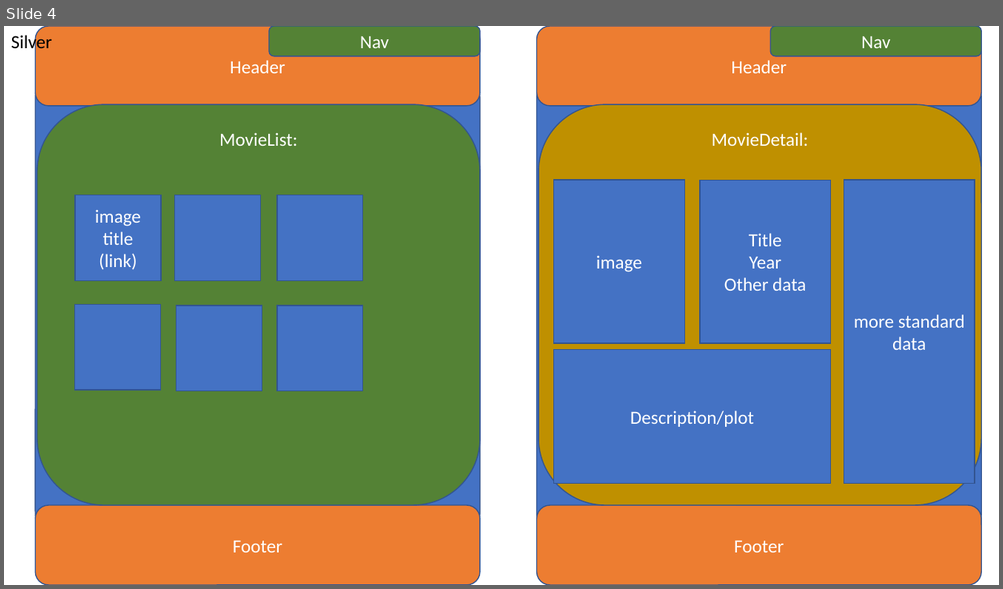
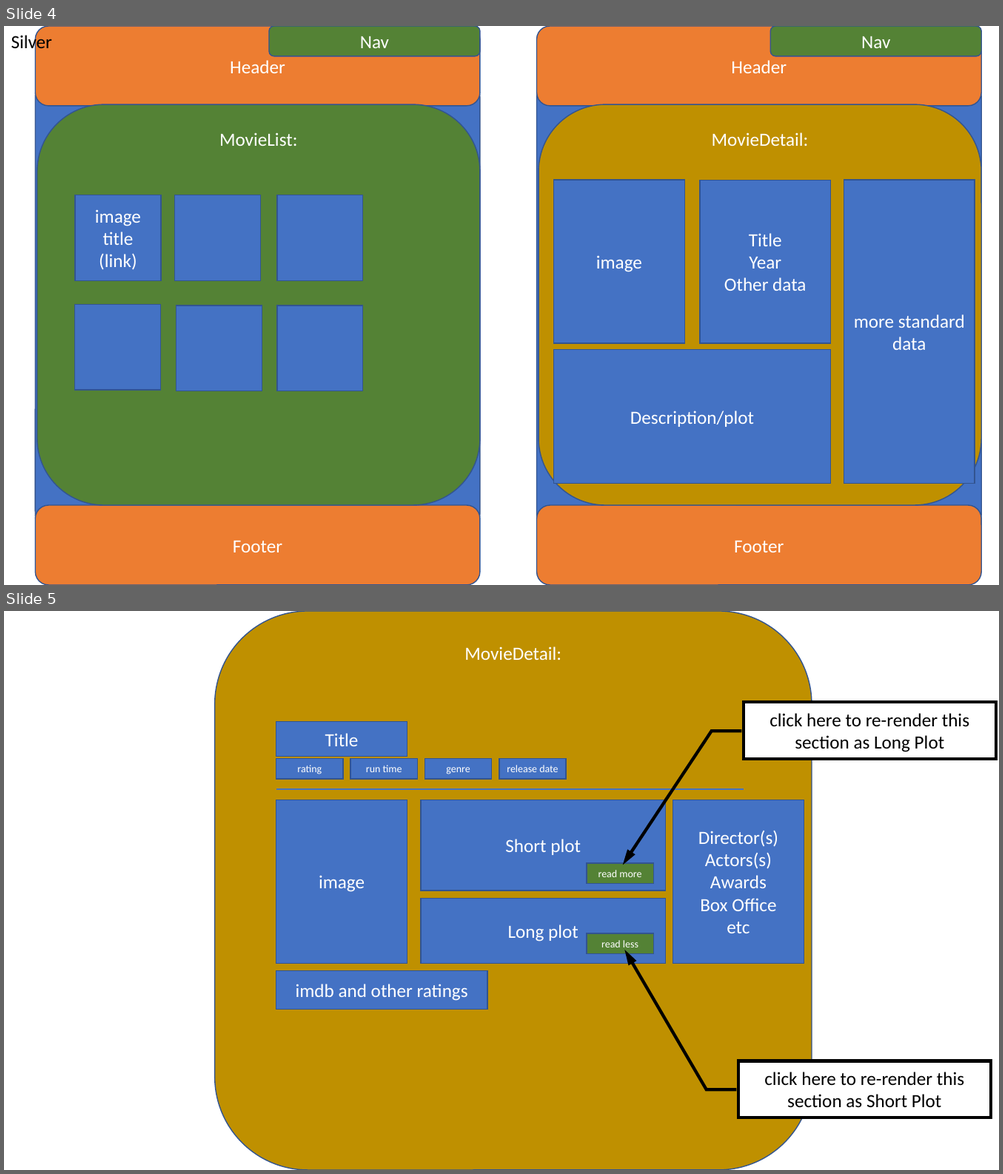
Before and after one commit to wtasch/Project-Movie-App, a slide deck: Project 3.pptx. Shown one above the other, each under a label of ours: slide 4 before the commit, slides 4 and 5 after it. The pictures are 1003x589 and 1003x1174 pixels, drawn with LibreOffice and Linux fonts; fonts in the diff are those of the drawing. Boxes give left, top, right and bottom in pixels: in the first picture for what was removed or moved away, otherwise in the second. Text is boxed around its words. In the diff, an @@ line names an element or a change of style, - is before the commit and + after.

Commit message:
modified powerpoint

```diff
--- a/Project 3.pptx
+++ b/Project 3.pptx
@@ slide 5 added at (4,611,999,1170), background #FFFFFF @@
@@ rounded rectangle added at (214,611,811,1170), fill #BF9000, outline #325491 1 pt, 18 pt, text #FFFFFF @@
+MovieDetail:
@@ rectangle added at (276,721,407,756), fill #4472C4, outline #325491 1 pt, 18 pt, text #FFFFFF @@
+Title
@@ border callout added at (743,702,996,759), fill #FFFFFF, outline #000000 3 pt, 18 pt, text #000000 @@
+click here to re-render this section as Long Plot
@@ rectangle added at (276,759,344,779), fill #4472C4, outline #325491 1 pt, 10 pt, text #FFFFFF @@
+rating
@@ rectangle added at (350,759,418,779), fill #4472C4, outline #325491 1 pt, 10 pt, text #FFFFFF @@
+run time
@@ rectangle added at (425,759,492,779), fill #4472C4, outline #325491 1 pt, 10 pt, text #FFFFFF @@
+genre
@@ rectangle added at (499,759,566,779), fill #4472C4, outline #325491 1 pt, 10 pt, text #FFFFFF @@
+release date
@@ rectangle added at (276,800,407,963), fill #4472C4, outline #325491 1 pt, 18 pt, text #FFFFFF @@
+image
@@ line added from (276, 789) to (743, 789), #4472C4 1.5 pt @@
@@ rectangle added at (421,800,666,891), fill #4472C4, outline #325491 1 pt, 18 pt, text #FFFFFF @@
+Short plot
@@ rectangle added at (672,800,803,963), fill #4472C4, outline #325491 1 pt, 18 pt, text #FFFFFF @@
+Director(s)
+Actors(s)
+Awards
+Box Office
+etc
@@ rectangle added at (586,863,654,883), fill #548235, outline #325491 1 pt, 10 pt, text #FFFFFF @@
+read more
@@ rectangle added at (421,898,666,963), fill #4472C4, outline #325491 1 pt, 18 pt, text #FFFFFF @@
+Long plot
@@ rectangle added at (586,934,654,954), fill #548235, outline #325491 1 pt, 10 pt, text #FFFFFF @@
+read less
@@ rectangle added at (276,971,487,1010), fill #4472C4, outline #325491 1 pt, 18 pt, text #FFFFFF @@
+imdb and other ratings
@@ border callout added at (738,1062,990,1119), fill #FFFFFF, outline #000000 3 pt, 18 pt, text #000000 @@
+click here to re-render this section as Short Plot
```
Also in this commit, not shown: 1 slide changed, 3 other slides added, 1 other file.
